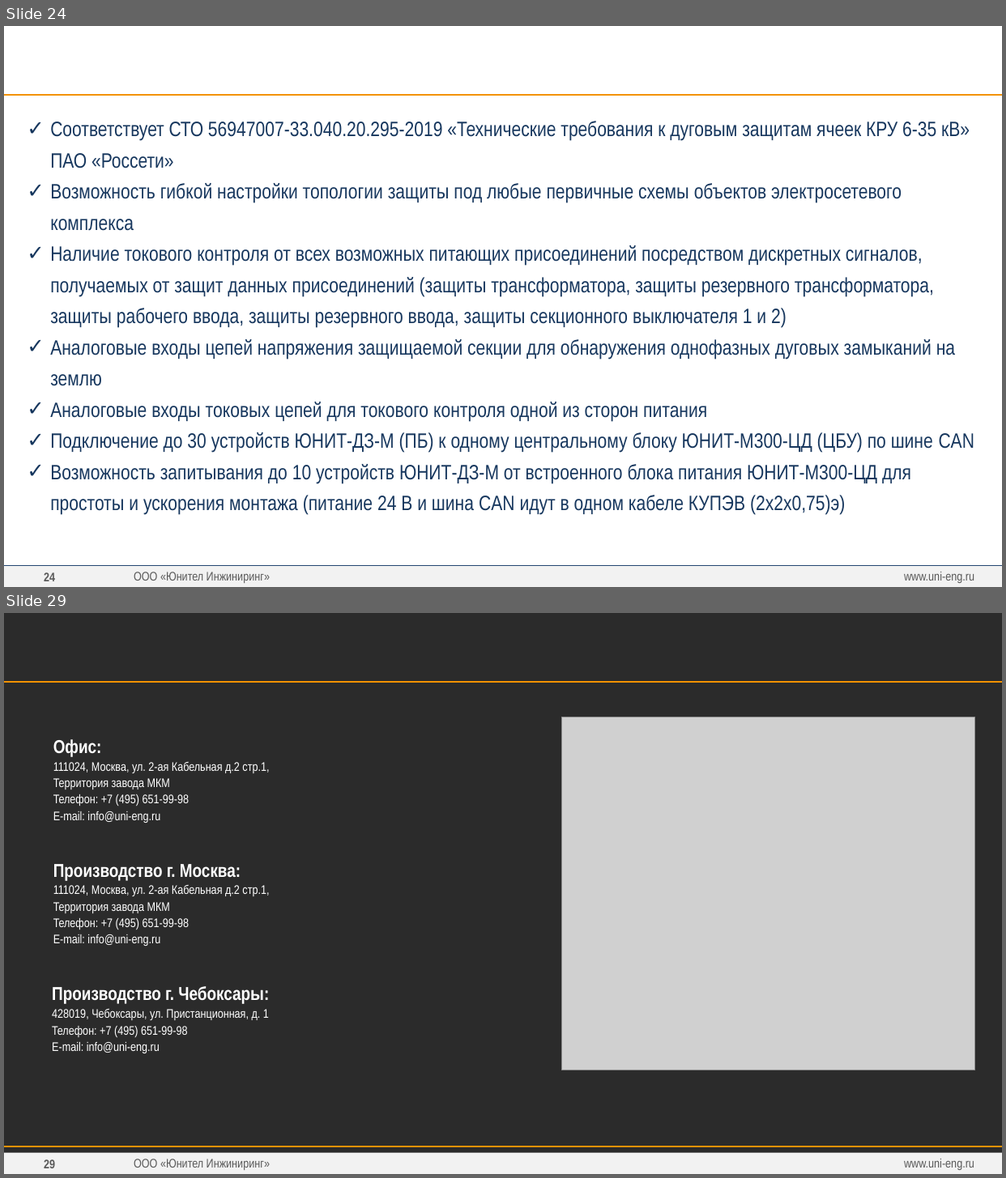
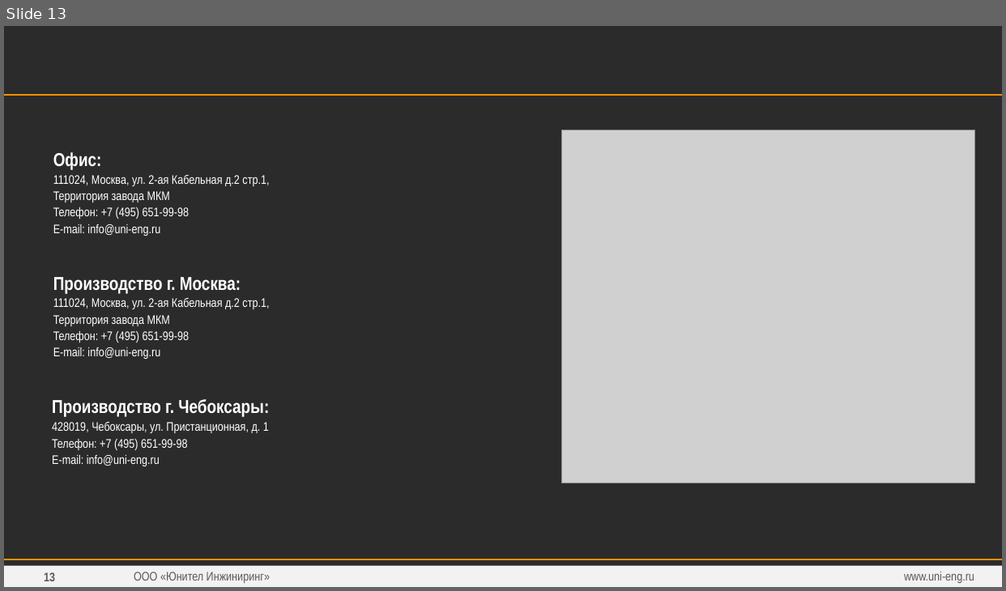
Before and after one commit to greglu1976/ProjectOmni, a slide deck: Презентация/Презентация Авт.ген.отчетов.pptx. Shown one above the other, each under a label of ours: slides 24 and 29 before the commit, slide 13 after it; the slides between them are not shown. The pictures are 1006x1178 and 1006x591 pixels, drawn with LibreOffice and Linux fonts; fonts in the diff are those of the drawing; grey boxes stand for pictures; background and template pictures are left out; a plain dark background stands for a picture behind light text. Boxes give left, top, right and bottom in pixels: in the first picture for what was removed or moved away, otherwise in the second. Text is boxed around its words. In the diff, an @@ line names an element or a change of style, - is before the commit and + after.

```diff
--- a/Презентация/Презентация Авт.ген.отчетов.pptx
+++ b/Презентация/Презентация Авт.ген.отчетов.pptx
@@ slide 24 removed at [4,26,1002,587], background #FFFFFF; not listed: 4 template elements that a slide beside it also shows @@
@@ text removed at [4,41,713,77] @@
-ЦЕНТРАЛИЗОВАННАЯ ДУГОВАЯ ЗАЩИТА ЮНИТ-М300-ЦД
@@ text removed at [50,121,974,515] @@
-✓ Соответствует СТО 56947007-33.040.20.295-2019 «Технические требования к дуговым защитам ячеек КРУ 6-35 кВ» ПАО «Россети»
-✓ Возможность гибкой настройки топологии защиты под любые первичные схемы объектов электросетевого комплекса
-✓ Наличие токового контроля от всех возможных питающих присоединений посредством дискретных сигналов, получаемых от защит данных присоединений (защиты трансформатора, защиты резервного трансформатора, защиты рабочего ввода, защиты резервного ввода, защиты секционного выключателя 1 и 2)
-✓ Аналоговые входы цепей напряжения защищаемой секции для обнаружения однофазных дуговых замыканий на землю
-✓ Аналоговые входы токовых цепей для токового контроля одной из сторон питания
-✓ Подключение до 30 устройств ЮНИТ-ДЗ-М (ПБ) к одному центральному блоку ЮНИТ-М300-ЦД (ЦБУ) по шине CAN
-✓ Возможность запитывания до 10 устройств ЮНИТ-ДЗ-М от встроенного блока питания ЮНИТ-М300-ЦД для простоты и ускорения монтажа (питание 24 В и шина CAN идут в одном кабеле КУПЭВ (2х2х0,75)э)
@@ line removed from (4, 565) to (1002, 565) @@
@@ text removed at [904,572,974,583] @@
-www.uni-eng.ru
@@ what was slide 29 is now slide 13 @@
@@ page number at [44,573,55,582]: text changed @@
-29
+13
```
Also in this commit, not shown: 5 slides changed, 2 slides added, 17 other slides removed, 14 other files.
